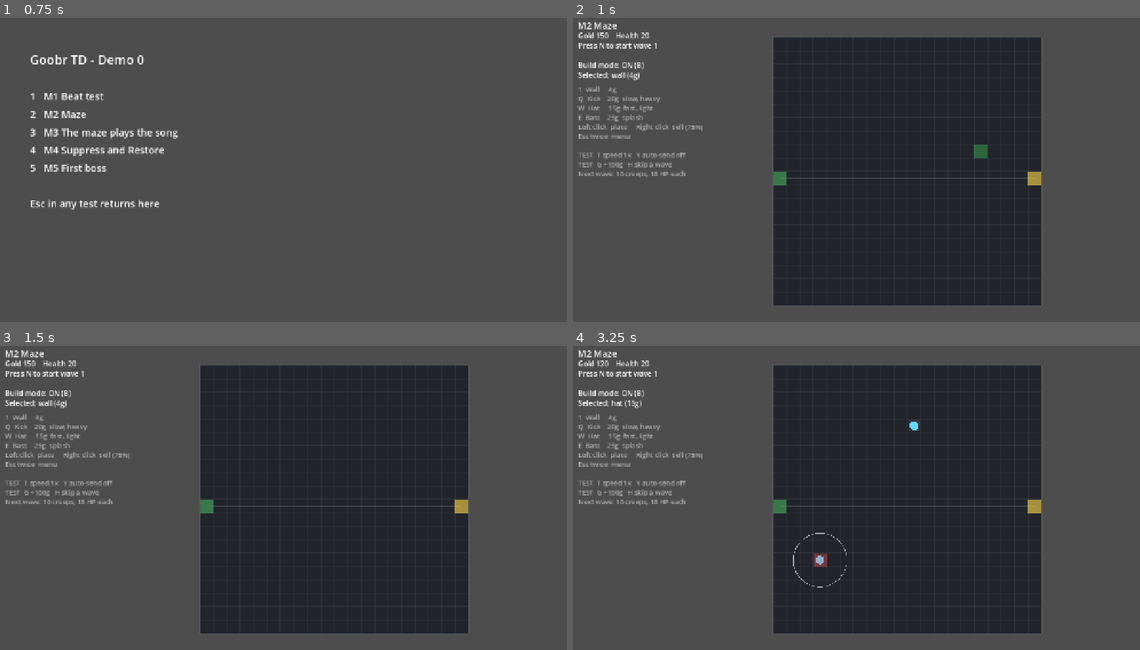
Above: before the commit, frames 1-4 (two rows, left to right).
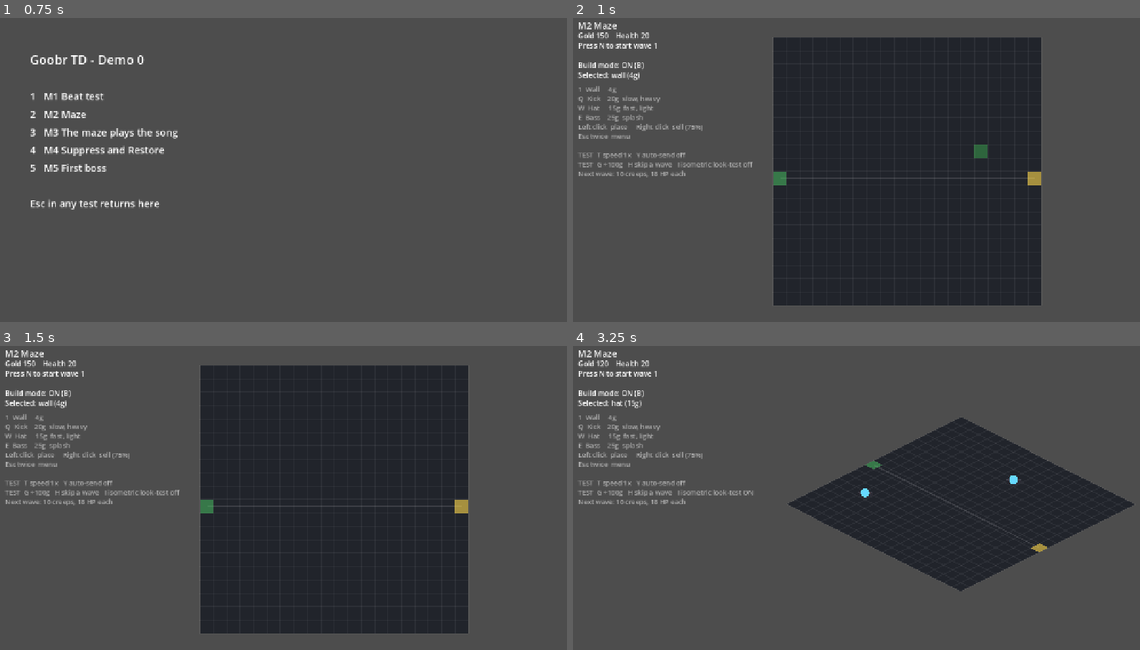
Above: after the commit, the same moments.

Repository: jaredmichaelbench/Goobr-td
Game: Godot game, scene res://menu.tscn
The game is run twice, just before and just after one commit, with the same random seed, the same clock (stepped at 60 frames per second) and the same inputs.
Inputs (mouse positions are in pixels of both pictures, inside the frame that each line leads up to):
- Up to frame 1 (0.75 s): tap Enter at 0.5 s; move the mouse to (408, 154) at 0.52 s; hold W from 0.53 s (still down); tap I at 0.6 s; click (408, 154) at 0.67 s
- Up to frame 2 (1 s): keep holding W; tap Space at 0.77 s; tap 2 at 0.8 s
- Up to frame 3 (1.5 s): tap Space at 1.25 s; move the mouse to (164, 516) at 1.27 s; release W at 1.28 s; tap 2 at 1.35 s; click (164, 516) at 1.42 s
- Up to frame 4 (3.25 s): tap Space at 1.52, 2.75, 3.02 s; tap 4 at 1.55, 2.1 s; tap Enter at 2 s; move the mouse to (913, 428) at 2.02 s; hold W from 2.03 s (still down); click (913, 428) at 2.17 s; tap 5 at 2.3, 2.85 s; move the mouse to (822, 564) at 2.77 s; click (822, 564) at 2.92 s; tap I at 3.05 s

Frame 1 is identical in both runs. In frame 2, 0.1% of the frame differs, in the area x 18-32%, y 47-50%; in frame 3, 0.1%; in frame 4, 30%, in the area x 18-99%, y 6-95%.

Commit message:
Isometric look-test (I key): board projection through one function, raised rock and walls
Co-Authored-By: Claude Fable 5.1 <noreply@anthropic.com>
Claude-Session: https://claude.ai/code/session_01L92Fzbf8i6vmMnAej33eyX

Diff:
--- a/game/scripts/m2_maze.gd
+++ b/game/scripts/m2_maze.gd
@@ -53,6 +53,8 @@
 # Map and balance knobs. M2 uses a flat map with unlimited walls; later
 # milestones override these before _ready().
 var terrain := {}  # Vector2i -> true. Rock: no walking, no building.
+var iso := false  # Look-test: draw the board as a 2:1 isometric diamond (I toggles).
+var _iso_w := TILE * 1.5  # Width of one tile diamond on screen; set per frame to fit the view.
 var wall_limit := 0  # 0 = unlimited.
 var creep_hp := 18.0
 var creep_hp_growth := 1.2
@@ -113,6 +115,8 @@
 			build_mode = not build_mode
 		elif event.keycode == KEY_N:
 			start_wave()
+		elif event.keycode == KEY_I:
+			iso = not iso
 		elif build_mode and build_keys.has(event.keycode):
 			selected = build_keys[event.keycode]
 	elif event is InputEventMouseButton and event.pressed and build_mode and state == "playing":
@@ -321,11 +325,70 @@
 # --- Drawing -----------------------------------------------------------------
 
 func cell_at(screen_pos: Vector2) -> Vector2i:
+	if iso:
+		var d := screen_pos - _origin
+		var u := d.x / (_iso_w * 0.5)
+		var v := d.y / (_iso_w * 0.25)
+		return Vector2i(Vector2((u + v) * 0.5, (v - u) * 0.5).floor())
 	return Vector2i(((screen_pos - _origin) / TILE).floor())
 
 
+## A grid corner (not a cell centre) on screen. Everything board-shaped goes
+## through here, so the isometric look-test is one projection swap.
+func _grid_to_screen(g: Vector2) -> Vector2:
+	if iso:
+		return _origin + Vector2((g.x - g.y) * _iso_w * 0.5, (g.x + g.y) * _iso_w * 0.25)
+	return _origin + g * TILE
+
+
+## The four screen corners of a cell, optionally inset (in tiles) and lifted
+## (in pixels, for raised blocks).
+func _cell_poly(cell: Vector2i, inset := 0.0, lift := 0.0) -> PackedVector2Array:
+	var c := Vector2(cell)
+	var up := Vector2(0, -lift)
+	return PackedVector2Array([
+		_grid_to_screen(c + Vector2(inset, inset)) + up,
+		_grid_to_screen(c + Vector2(1.0 - inset, inset)) + up,
+		_grid_to_screen(c + Vector2(1.0 - inset, 1.0 - inset)) + up,
+		_grid_to_screen(c + Vector2(inset, 1.0 - inset)) + up,
+	])
+
+
+func _draw_cell(cell: Vector2i, color: Color, inset := 0.0, lift := 0.0) -> void:
+	draw_colored_polygon(_cell_poly(cell, inset, lift), color)
+
+
+## A raised block: top face plus the two visible side faces in iso, or a flat
+## cell with a lighter top edge in plain view.
+func _draw_block(cell: Vector2i, top: Color, side: Color, height: float, inset := 0.0) -> void:
+	if not iso:
+		_draw_cell(cell, side, inset)
+		var r := Rect2(_origin + Vector2(cell) * TILE, Vector2(TILE, TILE)).grow(-inset * TILE)
+		draw_rect(Rect2(r.position, Vector2(r.size.x, 4)), top)
+		return
+	var base := _cell_poly(cell, inset)
+	var lift := Vector2(0, -height)
+	# base[1] is the right corner, base[2] the bottom, base[3] the left.
+	draw_colored_polygon(PackedVector2Array([base[1], base[2], base[2] + lift, base[1] + lift]), side * Color(0.85, 0.85, 0.85))
+	draw_colored_polygon(PackedVector2Array([base[2], base[3], base[3] + lift, base[2] + lift]), side * Color(0.7, 0.7, 0.7))
+	draw_colored_polygon(_cell_poly(cell, inset, height), top)
+
+
+func _board_poly() -> PackedVector2Array:
+	return PackedVector2Array([
+		_grid_to_screen(Vector2.ZERO),
+		_grid_to_screen(Vector2(GRID_SIZE.x, 0)),
+		_grid_to_screen(Vector2(GRID_SIZE)),
+		_grid_to_screen(Vector2(0, GRID_SIZE.y)),
+	])
+
+
+func _on_board(p: Vector2) -> bool:
+	return Geometry2D.is_point_in_polygon(p, _board_poly())
+
+
 func _to_screen(grid_pos: Vector2) -> Vector2:
-	return _origin + (grid_pos + Vector2(0.5, 0.5)) * TILE
+	return _grid_to_screen(grid_pos + Vector2(0.5, 0.5))
 
 
 func _say(text: String) -> void:
@@ -360,41 +423,53 @@
 		"Esc twice  menu",
 		"",
 		"TEST  T speed %dx   Y auto-send %s" % [SPEEDS[speed_index], "ON" if auto_send else "off"],
-		"TEST  G +100g   H skip a wave",
+		"TEST  G +100g   H skip a wave   I isometric look-test %s" % ("ON" if iso else "off"),
 		"Next wave: %d creeps, %.0f HP each" % [creeps_in_wave(wave + 1), creep_hp_at(wave + 1)],
 	]
 
 
 func _draw() -> void:
 	var view := get_viewport_rect().size
-	_origin = Vector2((view.x - GRID_SIZE.x * TILE) * 0.5 + 120.0, (view.y - GRID_SIZE.y * TILE) * 0.5)
+	if iso:
+		# Fit the diamond beside the HUD: width (W+H)/2 tiles, height (W+H)/4.
+		var n := float(GRID_SIZE.x + GRID_SIZE.y)
+		_iso_w = minf(TILE * 1.5, minf(2.0 * (view.x - 500.0) / n, 4.0 * (view.y - 90.0) / n))
+		var center := Vector2((view.x + 480.0) * 0.5, view.y * 0.5 + 10.0)
+		_origin = center - Vector2((GRID_SIZE.x - GRID_SIZE.y) * _iso_w * 0.25, n * _iso_w * 0.125)
+	else:
+		_origin = Vector2((view.x - GRID_SIZE.x * TILE) * 0.5 + 120.0, (view.y - GRID_SIZE.y * TILE) * 0.5)
 	var font := ThemeDB.fallback_font
 
 	# Board and route.
-	draw_rect(Rect2(_origin, Vector2(GRID_SIZE) * TILE), Color(0.13, 0.14, 0.17))
+	draw_colored_polygon(_board_poly(), Color(0.13, 0.14, 0.17))
 	for x in GRID_SIZE.x + 1:
-		draw_line(_origin + Vector2(x * TILE, 0), _origin + Vector2(x * TILE, GRID_SIZE.y * TILE), Color(1, 1, 1, 0.05))
+		draw_line(_grid_to_screen(Vector2(x, 0)), _grid_to_screen(Vector2(x, GRID_SIZE.y)), Color(1, 1, 1, 0.05))
 	for y in GRID_SIZE.y + 1:
-		draw_line(_origin + Vector2(0, y * TILE), _origin + Vector2(GRID_SIZE.x * TILE, y * TILE), Color(1, 1, 1, 0.05))
+		draw_line(_grid_to_screen(Vector2(0, y)), _grid_to_screen(Vector2(GRID_SIZE.x, y)), Color(1, 1, 1, 0.05))
 	var route := grid.route()
 	for i in route.size() - 1:
 		draw_line(_to_screen(Vector2(route[i])), _to_screen(Vector2(route[i + 1])), Color(1, 1, 1, 0.12), 3.0)
+	_draw_cell(SPAWN, Color(0.3, 0.8, 0.4, 0.5))
+	_draw_cell(GOAL, Color(1.0, 0.85, 0.3, 0.6))
+
+	# Rock and structures, back to front so raised blocks overlap correctly in iso.
+	var raised: Array[Vector2i] = []
 	for c in terrain:
-		var rock := Rect2(_origin + Vector2(c) * TILE, Vector2(TILE, TILE))
-		draw_rect(rock, Color(0.29, 0.25, 0.22))
-		draw_rect(Rect2(rock.position, Vector2(TILE, 4)), Color(0.38, 0.33, 0.29))
-	draw_rect(Rect2(_origin + Vector2(SPAWN) * TILE, Vector2(TILE, TILE)), Color(0.3, 0.8, 0.4, 0.5))
-	draw_rect(Rect2(_origin + Vector2(GOAL) * TILE, Vector2(TILE, TILE)), Color(1.0, 0.85, 0.3, 0.6))
-
-	# Structures.
+		raised.append(c)
 	for cell in structures:
+		raised.append(cell)
+	raised.sort_custom(func(a, b): return a.x + a.y < b.x + b.y)
+	var block_h := _iso_w * 0.45 if iso else 0.0
+	for cell in raised:
+		if terrain.has(cell):
+			_draw_block(cell, Color(0.38, 0.33, 0.29), Color(0.29, 0.25, 0.22), block_h)
+			continue
 		var type: String = structures[cell]["type"]
-		var r := Rect2(_origin + Vector2(cell) * TILE, Vector2(TILE, TILE)).grow(-2)
 		if type == "wall":
-			draw_rect(r, builds[type]["color"])
+			_draw_block(cell, builds[type]["color"] * Color(1.1, 1.1, 1.1), builds[type]["color"], block_h * 0.7, 0.07)
 		else:
-			draw_rect(r, Color(0.2, 0.2, 0.24))
-			draw_circle(r.get_center(), TILE * 0.32, builds[type]["color"])
+			_draw_block(cell, Color(0.26, 0.26, 0.3), Color(0.2, 0.2, 0.24), block_h * 0.35, 0.07)
+			draw_circle(_to_screen(Vector2(cell)) + Vector2(0, -block_h * 0.35), TILE * 0.32, builds[type]["color"])
 
 	# Creeps and shots.
 	for c in creeps:
@@ -414,7 +489,7 @@
 		var ok: bool = gold >= builds[selected]["cost"] and grid.can_block([hover], _creep_cells())
 		if selected == "wall" and wall_limit > 0 and wall_count() >= wall_limit:
 			ok = false
-		draw_rect(Rect2(_origin + Vector2(hover) * TILE, Vector2(TILE, TILE)), Color(0.3, 1.0, 0.4, 0.3) if ok else Color(1.0, 0.3, 0.3, 0.3))
+		_draw_cell(hover, Color(0.3, 1.0, 0.4, 0.3) if ok else Color(1.0, 0.3, 0.3, 0.3))
 		if builds[selected].has("range"):
 			draw_arc(_to_screen(Vector2(hover)), builds[selected]["range"] * TILE, 0, TAU, 48, Color(1, 1, 1, 0.3), 1.5)
 	if structures.has(hover) and builds[structures[hover]["type"]].has("range"):
--- a/game/scripts/m4_restore.gd
+++ b/game/scripts/m4_restore.gd
@@ -443,12 +443,12 @@
 
 	# Suppressed towers: greyed out with a cross and a draining bar.
 	for cell in suppressed:
-		var r := Rect2(_origin + Vector2(cell) * TILE, Vector2(TILE, TILE)).grow(-2)
-		draw_rect(r, Color(0.1, 0.1, 0.12, 0.75))
-		draw_line(r.position, r.end, Color(1, 0.3, 0.3, 0.8), 2.0)
-		draw_line(Vector2(r.end.x, r.position.y), Vector2(r.position.x, r.end.y), Color(1, 0.3, 0.3, 0.8), 2.0)
+		var poly := _cell_poly(cell, 0.07)
+		draw_colored_polygon(poly, Color(0.1, 0.1, 0.12, 0.75))
+		draw_line(poly[0], poly[2], Color(1, 0.3, 0.3, 0.8), 2.0)
+		draw_line(poly[1], poly[3], Color(1, 0.3, 0.3, 0.8), 2.0)
 		var frac: float = suppressed[cell] / SUPPRESS_SECONDS
-		draw_rect(Rect2(r.position + Vector2(0, r.size.y - 3), Vector2(r.size.x * frac, 3)), Color(1, 0.3, 0.3))
+		draw_line(poly[3], poly[3].lerp(poly[2], frac), Color(1, 0.3, 0.3), 3.0)
 
 	# Immune towers: a soft shield ring.
 	for cell in immune:
@@ -460,11 +460,10 @@
 		draw_arc(_to_screen(w["pos"]), SUPPRESS_RADIUS * TILE * (1.0 - a * 0.7), 0, TAU, 48, w["color"] * Color(1, 1, 1, a), 4.0)
 
 	if _restore_flash > 0.0:
-		draw_rect(Rect2(_origin, Vector2(board_w, GRID_SIZE.y * TILE)), Color(1.0, 0.9, 0.3, 0.12 * _restore_flash / 0.5))
+		draw_colored_polygon(_board_poly(), Color(1.0, 0.9, 0.3, 0.12 * _restore_flash / 0.5))
 	if _ripple >= 0.0:
 		# The refresh ripple: a bright ring with a soft band behind it.
 		var center := _to_screen(Vector2(GOAL))
-		var board := Rect2(_origin, Vector2(GRID_SIZE) * TILE)
 		for i in 4:
 			var r: float = (_ripple - i * 0.8) * TILE
 			if r <= 0.0:
@@ -475,7 +474,7 @@
 			for k in range(1, 97):
 				var ang := TAU * k / 96.0
 				var pt := center + Vector2(cos(ang), sin(ang)) * r
-				if board.has_point(prev) and board.has_point(pt):
+				if _on_board(prev) and _on_board(pt):
 					draw_line(prev, pt, color, 6.0 - i * 1.2)
 				prev = pt
 
--- a/game/scripts/m5_boss.gd
+++ b/game/scripts/m5_boss.gd
@@ -324,7 +324,7 @@
 	var board_w := GRID_SIZE.x * TILE
 
 	if crescendo > 0.0:
-		draw_rect(Rect2(_origin, Vector2(board_w, GRID_SIZE.y * TILE)), Color(1.0, 0.85, 0.3, 0.06 + 0.04 * sin(beat_time() * TAU * 2.0)))
+		draw_colored_polygon(_board_poly(), Color(1.0, 0.85, 0.3, 0.06 + 0.04 * sin(beat_time() * TAU * 2.0)))
 
 	if boss_alive():
 		var p := _to_screen(boss["pos"])
@@ -359,9 +359,9 @@
 
 	# Boss health and posture over the board.
 	if boss_alive():
-		var x := _origin.x + board_w * 0.25
 		var w := board_w * 0.5
-		var y := _origin.y - 58
+		var x := (get_viewport_rect().size.x + 480.0) * 0.5 - w * 0.5
+		var y := 14.0
 		draw_rect(Rect2(x, y, w, 10), Color(1, 1, 1, 0.1))
 		draw_rect(Rect2(x, y, w * clampf(boss["hp"] / boss["max_hp"], 0.0, 1.0), 10), Color(0.9, 0.25, 0.4))
 		draw_rect(Rect2(x, y + 13, w, 5), Color(1, 1, 1, 0.08))
Not shown, changed: docs/notes/art-direction.md
Not shown, changed: game/README.md
